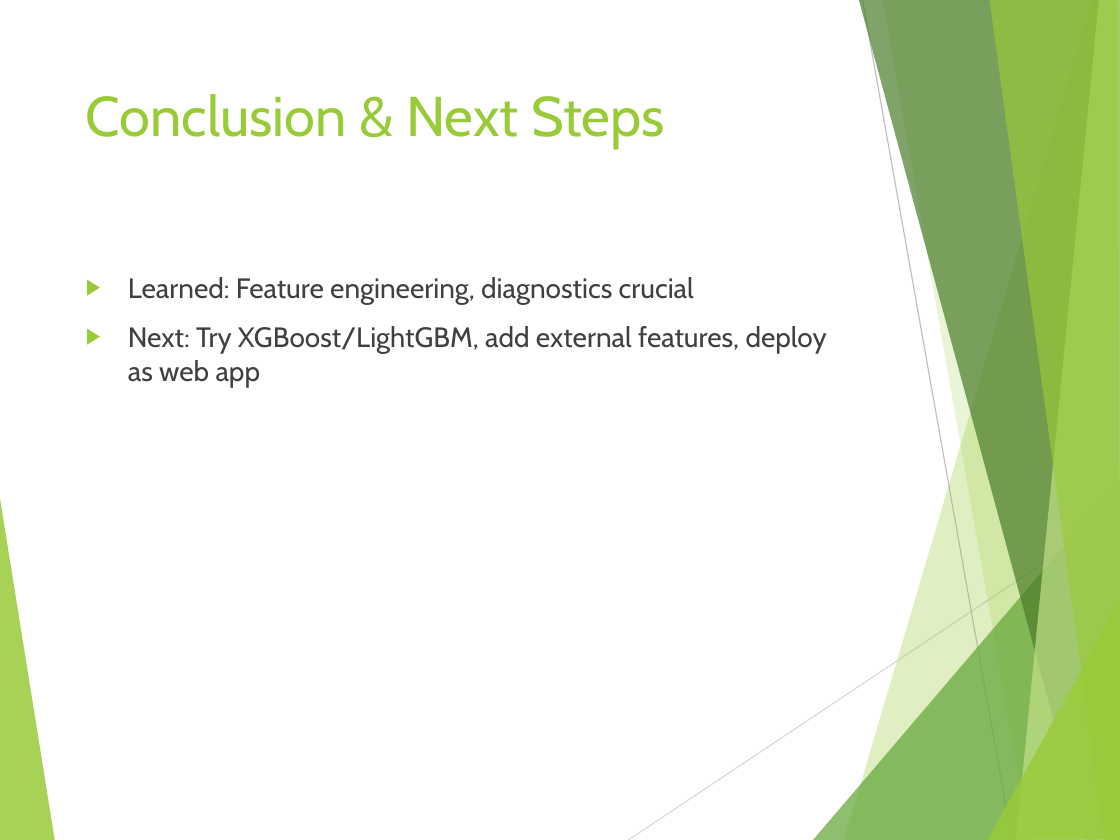
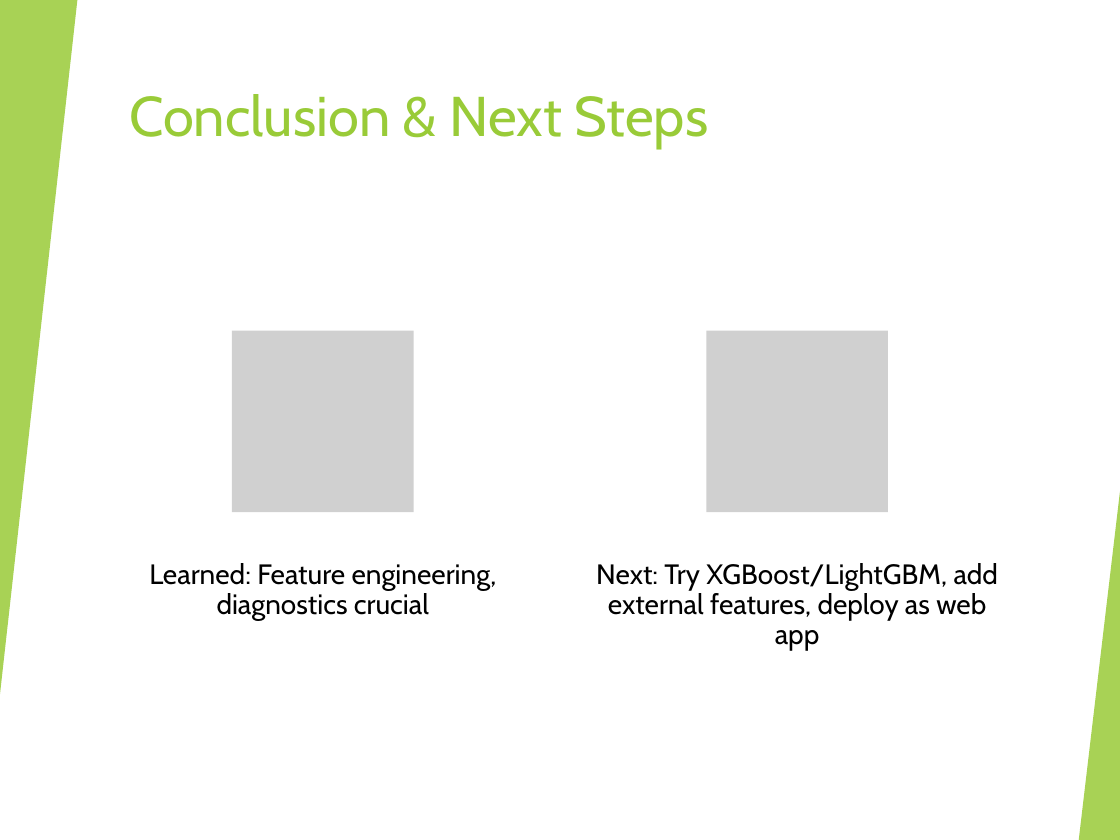
Before and after one commit to adibsob/5509-final-project, a slide deck: slide 16 of California_Housing_Price_Prediction.pptx (slide 15 before the commit). Drawn at 1120x840 pixels with LibreOffice and Linux fonts; fonts in the diff are those of the drawing; grey boxes stand for pictures. Boxes give left, top, right and bottom in pixels: in the first picture for what was removed or moved away, otherwise in the second. Text is boxed around its words. In the diff, an @@ line names an element or a change of style, - is before the commit and + after.

```diff
--- a/California_Housing_Price_Prediction.pptx
+++ b/California_Housing_Price_Prediction.pptx
@@ rectangle added at bbox=[0, 0, 1120, 840], fill #FFFFFF @@
@@ triangle added at bbox=[0, 0, 77, 694], fill #99CB38 at 85% opacity @@
@@ title "Conclusion & Next Steps": place and size @@
-title "Conclusion & Next Steps" at bbox=[86, 94, 665, 148]
+title "Conclusion & Next Steps" at bbox=[129, 94, 709, 148]
@@ text at bbox=[128, 277, 694, 304]: paragraph removed @@
-▶ Learned: Feature engineering, diagnostics crucial
@@ picture added at bbox=[232, 330, 413, 512] @@
@@ picture added at bbox=[707, 330, 888, 512] @@
@@ triangle added at bbox=[1079, 492, 1120, 840], fill #99CB38 at 85% opacity @@
@@ text added at bbox=[149, 563, 497, 620], 18 pt, text #000000 @@
+Learned: Feature engineering, diagnostics crucial
@@ text "Next: Try XGBoost/LightGBM, add external ...": place and size @@
-text "Next: Try XGBoost/LightGBM, add external ..." at bbox=[128, 277, 827, 387]
+text "Next: Try XGBoost/LightGBM, add external ..." at bbox=[596, 563, 998, 651]
@@ text "Next: Try XGBoost/LightGBM, add external ..." at bbox=[596, 563, 998, 651]: text colour #404040 to #000000; alignment left to centre; bullet ▶ to none; line spacing 1 to 0.9; less space between paragraphs @@
```
Also in this commit, not shown: 3 other slides changed, 2 slides added, 1 slide removed.
